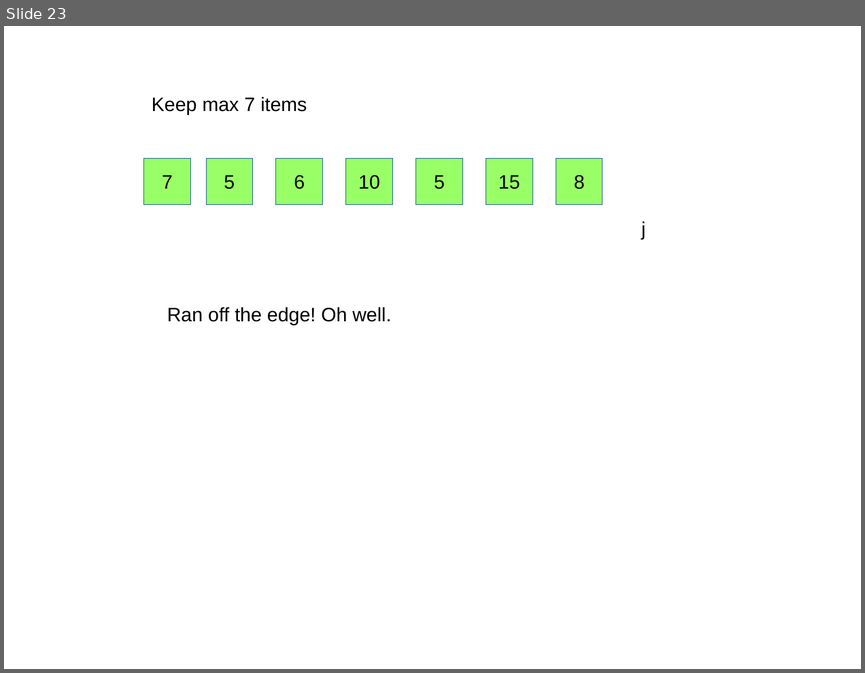
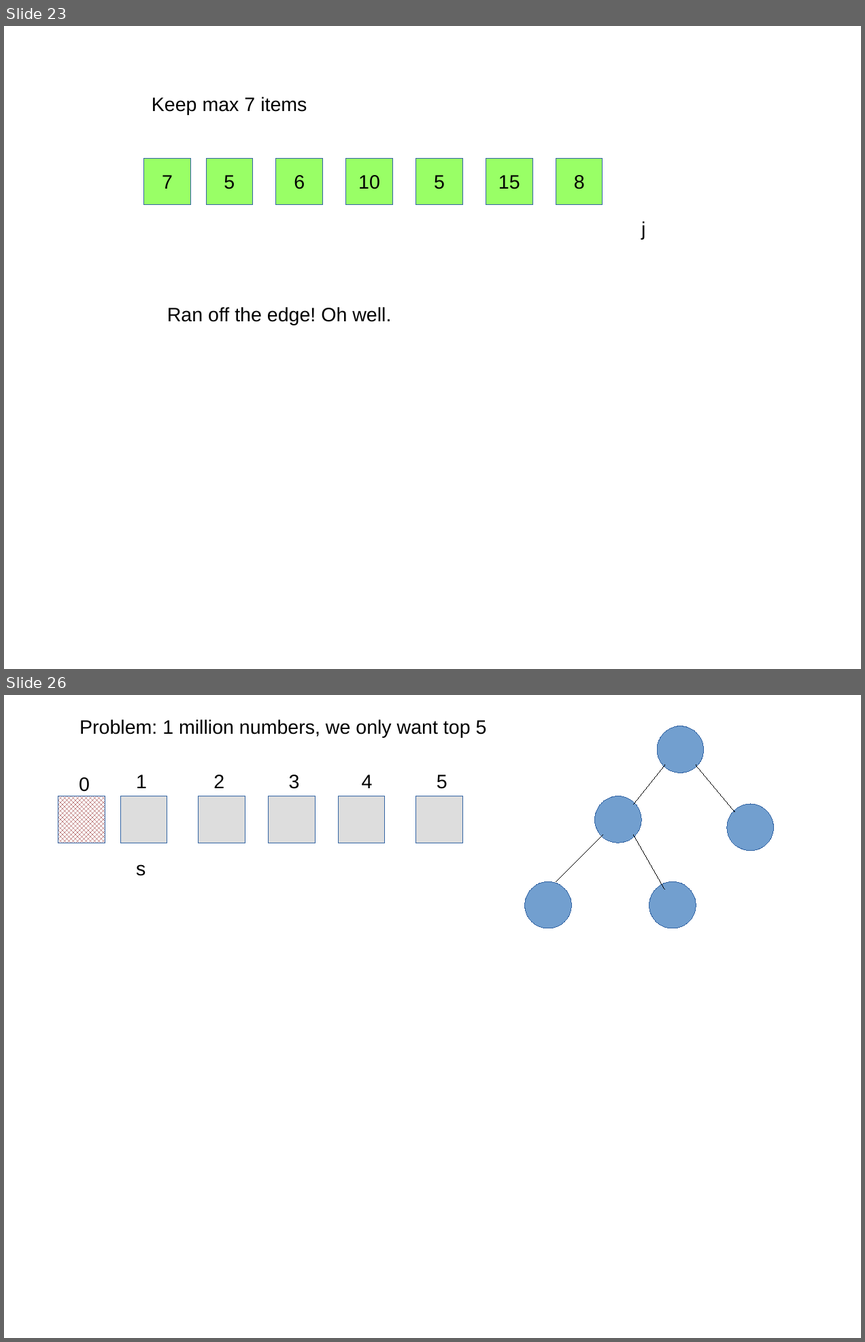
Before and after one commit to dserver/VisualsSlides, a slide deck: PriorityQueue.odp. Shown one above the other, each under a label of ours: slide 23 before the commit, slides 23 and 26 after it; the slides between them are not shown. The pictures are 865x673 and 865x1342 pixels, drawn with LibreOffice and Linux fonts; fonts in the diff are those of the drawing. Boxes give left, top, right and bottom in pixels: in the first picture for what was removed or moved away, otherwise in the second. Text is boxed around its words. In the diff, an @@ line names an element or a change of style, - is before the commit and + after.

Commit message:
Added heap slides for top 5 items problem

```diff
--- a/PriorityQueue.odp
+++ b/PriorityQueue.odp
@@ slide 26 added at (x1=4, y1=695, x2=861, y2=1338), background #FFFFFF @@
@@ text added at (x1=79, y1=719, x2=487, y2=737), 18 pt, text #000000 @@
+Problem: 1 million numbers, we only want top 5
@@ ellipse added at (x1=657, y1=726, x2=704, y2=773), fill #729FCF, outline #3465A4 0 pt @@
@@ text added at (x1=136, y1=775, x2=147, y2=788), 18 pt, text #000000 @@
+1
@@ text added at (x1=213, y1=775, x2=224, y2=788), 18 pt, text #000000 @@
+2
@@ text added at (x1=289, y1=775, x2=300, y2=789), 18 pt, text #000000 @@
+3
@@ text added at (x1=362, y1=775, x2=373, y2=788), 18 pt, text #000000 @@
+4
@@ text added at (x1=436, y1=775, x2=447, y2=789), 18 pt, text #000000 @@
+5
@@ line added from (665, 765) to (634, 804), #000000 0 pt @@
@@ line added from (696, 765) to (735, 812), #000000 0 pt @@
@@ rectangle added at (x1=58, y1=796, x2=105, y2=843), fill pattern #800000 on #FFFFFF, outline #3465A4 0 pt @@
@@ text added at (x1=79, y1=777, x2=90, y2=792), 18 pt, text #000000 @@
+0
@@ rectangle added at (x1=121, y1=796, x2=167, y2=843), fill #DDDDDD, outline #3465A4 0 pt @@
@@ rectangle added at (x1=198, y1=796, x2=245, y2=843), fill #DDDDDD, outline #3465A4 0 pt @@
@@ rectangle added at (x1=269, y1=796, x2=315, y2=843), fill #DDDDDD, outline #3465A4 0 pt @@
@@ rectangle added at (x1=339, y1=796, x2=385, y2=843), fill #DDDDDD, outline #3465A4 0 pt @@
@@ rectangle added at (x1=416, y1=796, x2=463, y2=843), fill #DDDDDD, outline #3465A4 0 pt @@
@@ ellipse added at (x1=595, y1=796, x2=642, y2=843), fill #729FCF, outline #3465A4 0 pt @@
@@ ellipse added at (x1=727, y1=804, x2=774, y2=851), fill #729FCF, outline #3465A4 0 pt @@
@@ line added from (602, 835) to (556, 881), #000000 0 pt @@
@@ line added from (665, 889) to (634, 835), #000000 0 pt @@
@@ text added at (x1=136, y1=864, x2=145, y2=876), 18 pt, text #000000 @@
+s
@@ ellipse added at (x1=525, y1=881, x2=572, y2=928), fill #729FCF, outline #3465A4 0 pt @@
@@ ellipse added at (x1=649, y1=881, x2=696, y2=928), fill #729FCF, outline #3465A4 0 pt @@
```
Also in this commit, not shown: 2 other slides added.
